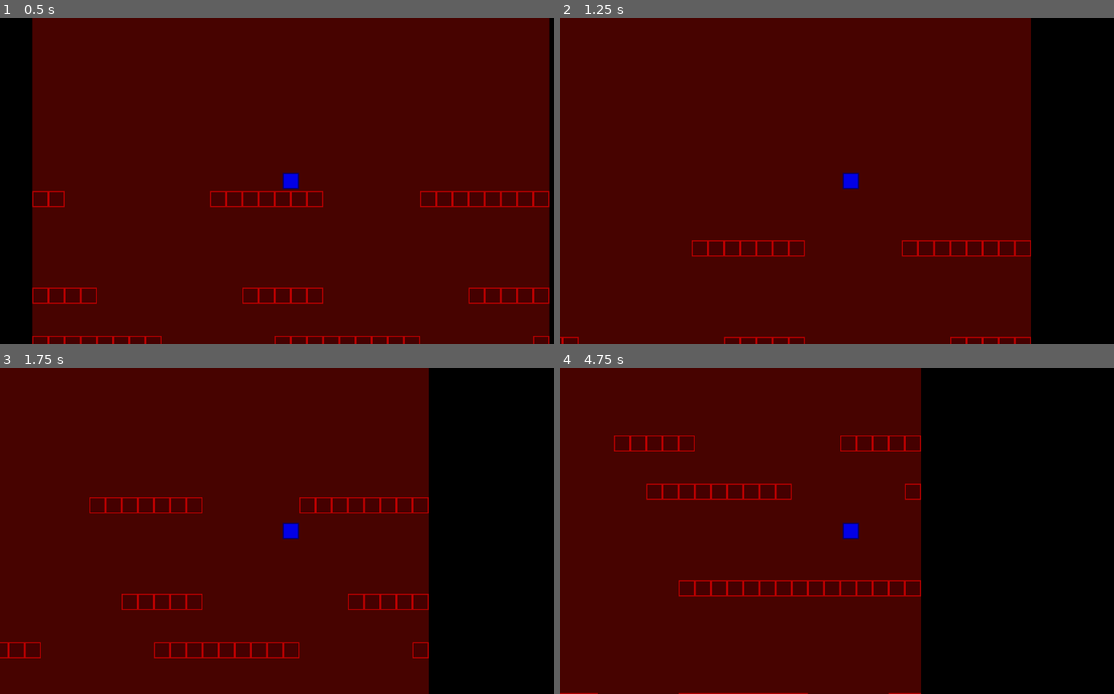
Above: before the commit, frames 1-4 (two rows, left to right).
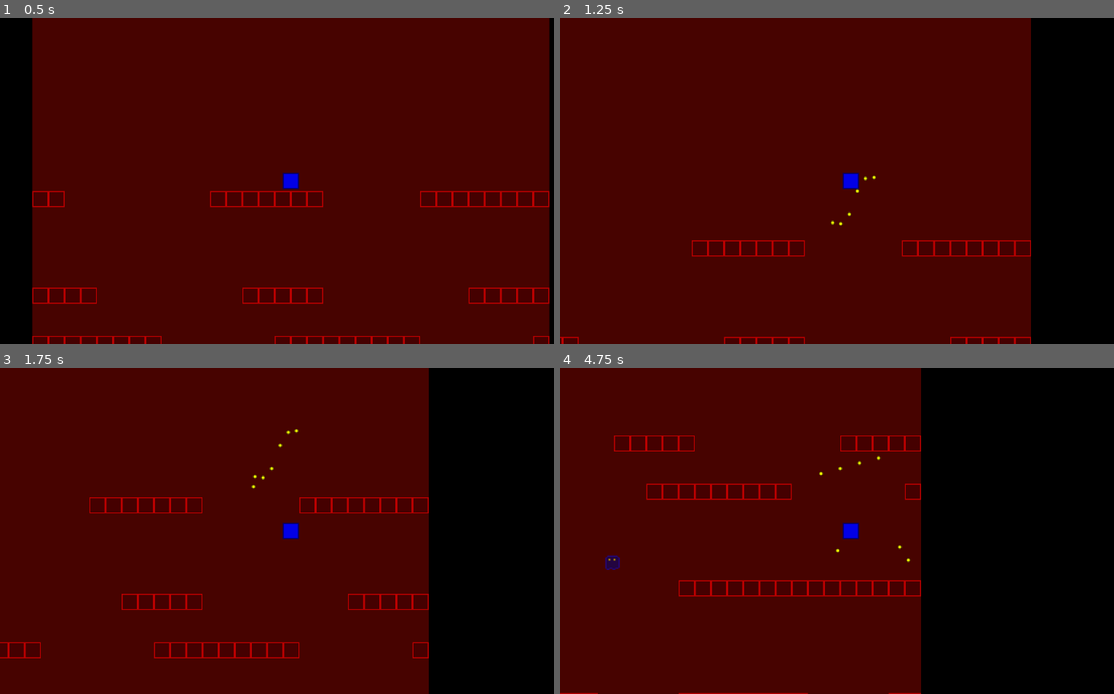
Above: after the commit, the same moments.

Repository: TheZipCreator/gmtk
Game: Godot game, scene res://scenes/Game.tscn
Two runs of this game, one before a commit and one after it. Both use one fixed random seed, a clock stepped at 60 frames per second and the inputs below.
Inputs (mouse positions are in pixels of both pictures, inside the frame that each line leads up to):
- Up to frame 1 (0.5 s): no input
- Up to frame 2 (1.25 s): move the mouse to (981, 164) at 0.52 s; press the mouse at (981, 164) at 0.53 s; hold D (right) from 0.53 s (still down); tap Space (jump) at 0.77 s; right-click (981, 164) at 0.8 s
- Up to frame 3 (1.75 s): keep holding D (right); move the mouse to (171, 547) at 1.27 s; release the mouse at (171, 547) at 1.28 s; right-click (171, 547) at 1.35 s; tap Space (jump) at 1.52 s; click (171, 547) at 1.55 s
- Up to frame 4 (4.75 s): move the mouse to (909, 459) at 2.02 s; release D (right) at 2.03 s; press the mouse at (909, 459) at 2.03 s; hold A (left) 2.03-2.78 s; right-click (909, 459) at 2.3 s; move the mouse to (820, 596) at 2.77 s; release the mouse at (820, 596) at 2.78 s; hold D (right) 2.78-4.28 s; right-click (820, 596) at 2.85 s; tap Space (jump) at 3.02, 3.77, 4.52 s; click (820, 596) at 3.05 s; move the mouse to (1025, 579) at 3.52 s; press the mouse at (1025, 579) at 3.53 s; right-click (1025, 579) at 3.8 s; move the mouse to (676, 482) at 4.27 s; release the mouse at (676, 482) at 4.28 s; hold A (left) from 4.28 s (still down); right-click (676, 482) at 4.35 s; click (676, 482) at 4.55 s

Frame 1 is identical in both runs. In frame 2, less than 0.1% of the frame differs, in the area x 48-58%, y 48-64%; in frame 3, less than 0.1%; in frame 4, 0.2%, in the area x 8-64%, y 26-62%.

Commit message:
gameplay

Diff:
--- a/project.godot
+++ b/project.godot
@@ -35,6 +35,16 @@
 , Object(InputEventKey,"resource_local_to_scene":false,"resource_name":"","device":-1,"window_id":0,"alt_pressed":false,"shift_pressed":false,"ctrl_pressed":false,"meta_pressed":false,"pressed":false,"keycode":0,"physical_keycode":4194320,"key_label":0,"unicode":0,"echo":false,"script":null)
 ]
 }
+shoot={
+"deadzone": 0.5,
+"events": [Object(InputEventMouseButton,"resource_local_to_scene":false,"resource_name":"","device":-1,"window_id":0,"alt_pressed":false,"shift_pressed":false,"ctrl_pressed":false,"meta_pressed":false,"button_mask":1,"position":Vector2(237, 7),"global_position":Vector2(241, 50),"factor":1.0,"button_index":1,"pressed":true,"double_click":false,"script":null)
+]
+}
+suck={
+"deadzone": 0.5,
+"events": [Object(InputEventMouseButton,"resource_local_to_scene":false,"resource_name":"","device":-1,"window_id":0,"alt_pressed":false,"shift_pressed":false,"ctrl_pressed":false,"meta_pressed":false,"button_mask":2,"position":Vector2(215, 22),"global_position":Vector2(219, 65),"factor":1.0,"button_index":2,"pressed":true,"double_click":false,"script":null)
+]
+}
 
 [rendering]
 
--- /dev/null
+++ b/scenes/Bullet.gd
@@ -0,0 +1,11 @@
+extends Area2D
+
+signal hit(bullet, pos: Vector2, obj: Node2D);
+
+var velocity: Vector2 = Vector2(0, 0);
+
+func collided(body):
+	hit.emit(self, position, body);
+
+func _process(delta):
+	position += velocity*delta;
--- /dev/null
+++ b/scenes/Bullet.tscn
@@ -0,0 +1,20 @@
+[gd_scene load_steps=4 format=3 uid="uid://b6w2rfyabieos"]
+
+[ext_resource type="Script" path="res://scenes/Bullet.gd" id="1_2qao0"]
+[ext_resource type="Texture2D" uid="uid://c2acis34qumrl" path="res://assets/bullet.png" id="2_3feod"]
+
+[sub_resource type="RectangleShape2D" id="RectangleShape2D_0ad5d"]
+size = Vector2(4, 4)
+
+[node name="Bullet" type="Area2D"]
+script = ExtResource("1_2qao0")
+
+[node name="CollisionShape2D" type="CollisionShape2D" parent="."]
+scale = Vector2(2, 2)
+shape = SubResource("RectangleShape2D_0ad5d")
+
+[node name="Sprite2D" type="Sprite2D" parent="CollisionShape2D"]
+texture = ExtResource("2_3feod")
+
+[connection signal="area_entered" from="." to="." method="collided"]
+[connection signal="body_entered" from="." to="." method="collided"]
--- a/scenes/Game.tscn
+++ b/scenes/Game.tscn
@@ -13,3 +13,16 @@
 [node name="Camera" type="Camera2D" parent="."]
 
 [node name="Edges" type="Node2D" parent="."]
+z_index = 1
+
+[node name="Ghosts" type="Node2D" parent="."]
+
+[node name="GhostTimer" type="Timer" parent="."]
+wait_time = 2.5
+autostart = true
+
+[node name="Bullets" type="Node2D" parent="."]
+
+[connection signal="shoot" from="Player" to="." method="_on_player_shoot"]
+[connection signal="sucking" from="Player" to="." method="_on_player_sucking"]
+[connection signal="timeout" from="GhostTimer" to="." method="_on_ghost_timer_timeout"]
--- /dev/null
+++ b/scenes/Ghost.gd
@@ -0,0 +1,42 @@
+extends Area2D
+
+const not_hit_img = preload("res://assets/ghost.png");
+const hit_img = preload("res://assets/ghost_hit.png");
+
+@onready var sprite = $CollisionShape2D/Sprite2D;
+
+var target: = Vector2(0, 0);
+var vel: = Vector2(0, 0);
+var is_hit: = false;
+
+const speed: float = 200;
+
+func _ready():
+	pass # Replace with function body.
+
+
+func _process(delta):
+	if not is_hit:
+		var dir = (target-position).normalized();
+		position += dir*speed*delta;
+	position += vel*delta;
+	vel *= 0.9;
+
+# sets the target
+func set_target(vec: Vector2):
+	target = vec;
+
+# repulses from the position by a given amount
+func repulse(pos: Vector2, amt: float):
+	vel += (position-pos).normalized()*amt;
+
+# tells the ghost they were hit with a bullet at <pos>
+func hit(pos: Vector2):
+	repulse(pos, 100);
+	is_hit = true;
+	sprite.texture = hit_img;
+	$StunTimer.start();
+
+func _on_stun_timer_timeout():
+	sprite.texture = not_hit_img;
+	is_hit = false;
--- /dev/null
+++ b/scenes/Ghost.tscn
@@ -0,0 +1,23 @@
+[gd_scene load_steps=4 format=3 uid="uid://by3reu2ayxyat"]
+
+[ext_resource type="Texture2D" uid="uid://1s6xb8g3fo7h" path="res://assets/ghost.png" id="1_axt2m"]
+[ext_resource type="Script" path="res://scenes/Ghost.gd" id="1_ded22"]
+
+[sub_resource type="RectangleShape2D" id="RectangleShape2D_0foyp"]
+size = Vector2(16, 16)
+
+[node name="Ghost" type="Area2D"]
+script = ExtResource("1_ded22")
+
+[node name="CollisionShape2D" type="CollisionShape2D" parent="."]
+scale = Vector2(2, 2)
+shape = SubResource("RectangleShape2D_0foyp")
+
+[node name="Sprite2D" type="Sprite2D" parent="CollisionShape2D"]
+texture = ExtResource("1_axt2m")
+
+[node name="StunTimer" type="Timer" parent="."]
+wait_time = 2.0
+one_shot = true
+
+[connection signal="timeout" from="StunTimer" to="." method="_on_stun_timer_timeout"]
--- a/scenes/Player.tscn
+++ b/scenes/Player.tscn
@@ -1,7 +1,8 @@
-[gd_scene load_steps=4 format=3 uid="uid://dhhoupqgfrqs1"]
+[gd_scene load_steps=5 format=3 uid="uid://dhhoupqgfrqs1"]
 
 [ext_resource type="Texture2D" uid="uid://06b6gp4uuy3e" path="res://assets/player.png" id="1_gwfrm"]
 [ext_resource type="Script" path="res://scenes/player.gd" id="1_ixfgq"]
+[ext_resource type="Texture2D" uid="uid://drp5hx455yqc2" path="res://assets/vortex.png" id="3_qko48"]
 
 [sub_resource type="RectangleShape2D" id="RectangleShape2D_aehya"]
 size = Vector2(16, 16)
@@ -15,3 +16,25 @@
 
 [node name="Sprite2D" type="Sprite2D" parent="CollisionShape2D"]
 texture = ExtResource("1_gwfrm")
+
+[node name="BulletTimer" type="Timer" parent="."]
+wait_time = 0.1
+one_shot = true
+
+[node name="VortexParent" type="Node2D" parent="."]
+
+[node name="Vortex" type="Area2D" parent="VortexParent"]
+position = Vector2(0, 80)
+
+[node name="CollisionPolygon2D" type="CollisionPolygon2D" parent="VortexParent/Vortex"]
+scale = Vector2(2, 4)
+polygon = PackedVector2Array(0, -16, -16, 16, 16, 16)
+
+[node name="Sprite2D" type="Sprite2D" parent="VortexParent/Vortex/CollisionPolygon2D"]
+texture = ExtResource("3_qko48")
+
+[connection signal="timeout" from="BulletTimer" to="." method="_on_bullet_timer_timeout"]
+[connection signal="area_entered" from="VortexParent/Vortex" to="." method="_on_vortex_area_entered"]
+[connection signal="area_exited" from="VortexParent/Vortex" to="." method="_on_vortex_area_exited"]
+[connection signal="body_entered" from="VortexParent/Vortex" to="." method="_on_vortex_body_entered"]
+[connection signal="body_exited" from="VortexParent/Vortex" to="." method="_on_vortex_body_exited"]
--- a/scenes/game.gd
+++ b/scenes/game.gd
@@ -1,18 +1,19 @@
 extends Node2D
-
-# @onready var noise = FastNoiseLite.new();
 
 const Wall: = preload("res://scenes/Wall.tscn")
 const Edge: = preload("res://scenes/Edge.tscn");
+const Ghost:  = preload("res://scenes/Ghost.tscn");
+const Bullet:  = preload("res://scenes/Bullet.tscn");
 
+# map info
 const map_width: int = 32;
 const map_height: int = 256;
 const tile_size: float = 32;
 
+# camera and player
 @onready var cam = $Camera;
 @onready var player = $Player;
 
-# Called when the node enters the scene tree for the first time.
 func _ready():
 	randomize();
 	generate_map();
@@ -26,18 +27,22 @@
 	right_edge.position.x = map_width*tile_size+width;
 	$Edges.add_child(right_edge);
 
-# Called every frame. 'delta' is the elapsed time since the previous frame.
 func _process(delta):
 	cam.position = player.position;
+	# update ghosts
+	for ghost in $Ghosts.get_children():
+		ghost.target = player.position;
 
 const noise_scale: float = 20;
 
+# creates a tile at (x, y)
 func create_tile(tile, x, y):
 	var t = tile.instantiate();
 	t.position.x = x*tile_size+tile_size/2;
 	t.position.y = y*tile_size+tile_size/2;
 	$Map.add_child(t);
 
+# gap settings
 const min_gap_len = 5;
 const max_gap_len = 10;
 
@@ -62,3 +67,40 @@
 				1:
 					create_tile(Wall, x, y);
 		spacing = randi()%5+2;
+
+
+# ghost spawning
+func _on_ghost_timer_timeout():
+	var ghost = Ghost.instantiate();
+	ghost.position = Vector2(
+		-tile_size if randi()%2 == 0 else map_width*tile_size+tile_size,
+		player.position.y
+	);
+	ghost.body_entered.connect(func(other: Node2D):
+		if other == player:
+			ghost.repulse(other.position, 1000);
+			if ghost.is_hit:
+				ghost.queue_free();
+	);
+	$Ghosts.add_child(ghost);
+
+func _on_player_shoot():
+	var size = get_viewport_rect().size;
+	var dir = (get_global_mouse_position()-player.position).normalized();
+	var bullet = Bullet.instantiate();
+	bullet.velocity = dir*100;
+	bullet.position = player.position+dir*tile_size*1.5;
+	bullet.hit.connect(_on_bullet_hit);
+	$Bullets.add_child(bullet);
+
+func _on_bullet_hit(bullet, pos: Vector2, other: Node2D):
+	var parent = other.get_parent();
+	if parent == $Ghosts:
+		other.hit(pos);
+		bullet.queue_free();
+	if parent.get_parent() == $Map:
+		bullet.queue_free();
+
+func _on_player_sucking(object):
+	if object.get_parent() == $Ghosts:
+		object.repulse(player.position, -40);
--- a/scenes/player.gd
+++ b/scenes/player.gd
@@ -1,16 +1,58 @@
 extends CharacterBody2D
 
-const speed: float = 200;
+const speed: float = 12000;
 const gravity: float = 20;
 const jump_height: float = 500;
+
+var can_shoot = true;
+
+var sucked_ghosts: Array = []; # ghosts currently being sucked
+
+signal shoot();
+signal sucking(object: Node2D);
+
+func _ready():
+	$VortexParent.hide();
 
 func _physics_process(delta):
 	velocity.y += gravity;
 	if Input.is_action_pressed("left"):
-		velocity.x -= speed;
+		velocity.x -= speed*delta;
 	elif Input.is_action_pressed("right"):
-		velocity.x += speed;
+		velocity.x += speed*delta;
 	if Input.is_action_just_pressed("jump") and is_on_floor():
 		velocity.y -= jump_height;
+	if Input.is_action_pressed("suck"):
+		$VortexParent.show();
+	else:
+		$VortexParent.hide();
 	move_and_slide();
 	velocity.x *= 0.1;
+
+func _process(delta):
+	if Input.is_action_pressed("shoot") and can_shoot:
+		shoot.emit();
+		can_shoot = false;
+		$BulletTimer.start();
+	$VortexParent.rotation = Vector2(0, 1).angle_to(get_local_mouse_position());
+	if $VortexParent.is_visible():
+		for ghost in sucked_ghosts:
+			sucking.emit(ghost);
+
+func _on_bullet_timer_timeout():
+	can_shoot = true;
+
+func _on_vortex_area_entered(area):
+	_on_vortex_body_entered(area);
+
+func _on_vortex_body_entered(body):
+	if sucked_ghosts.find(body) == -1:
+		sucked_ghosts.push_back(body);
+
+func _on_vortex_area_exited(area):
+	_on_vortex_body_exited(area);
+
+func _on_vortex_body_exited(body):
+	var idx = sucked_ghosts.find(body);
+	if idx != -1:
+		sucked_ghosts.remove_at(idx);
Binary file added: assets/bullet.png
Not shown, added: assets/bullet.png.import
Binary file added: assets/ghost.png
Not shown, added: assets/ghost.png.import
Binary file added: assets/ghost_hit.png
Not shown, added: assets/ghost_hit.png.import
Binary file added: assets/vortex.png
Not shown, added: assets/vortex.png.import
